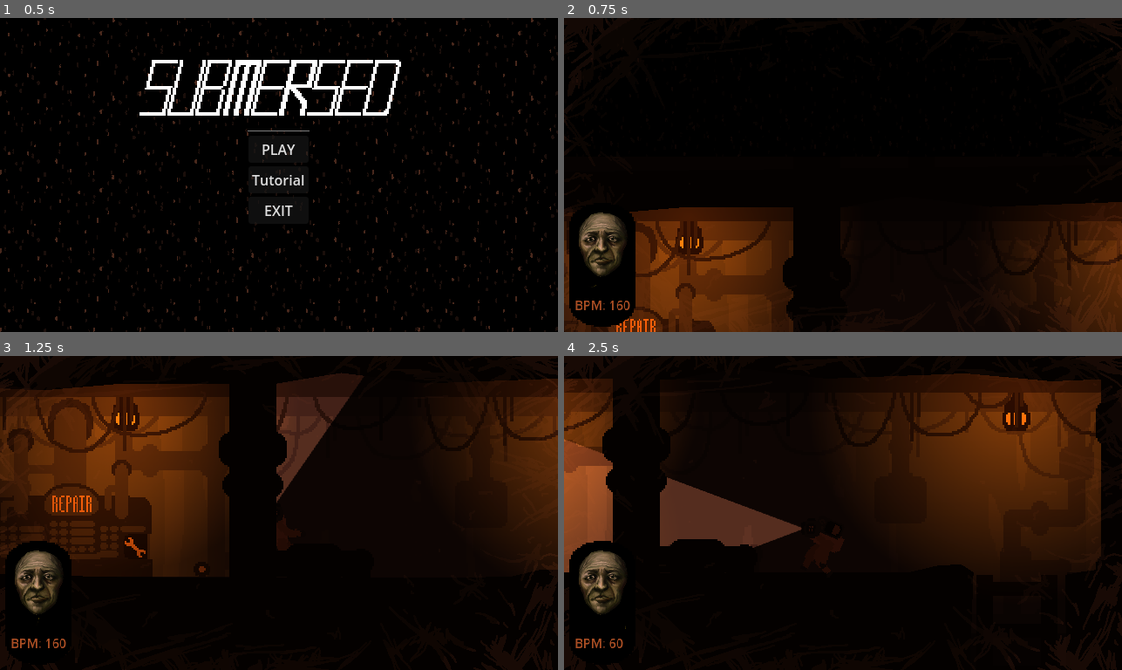
Above: before the commit, frames 1-4 (two rows, left to right).
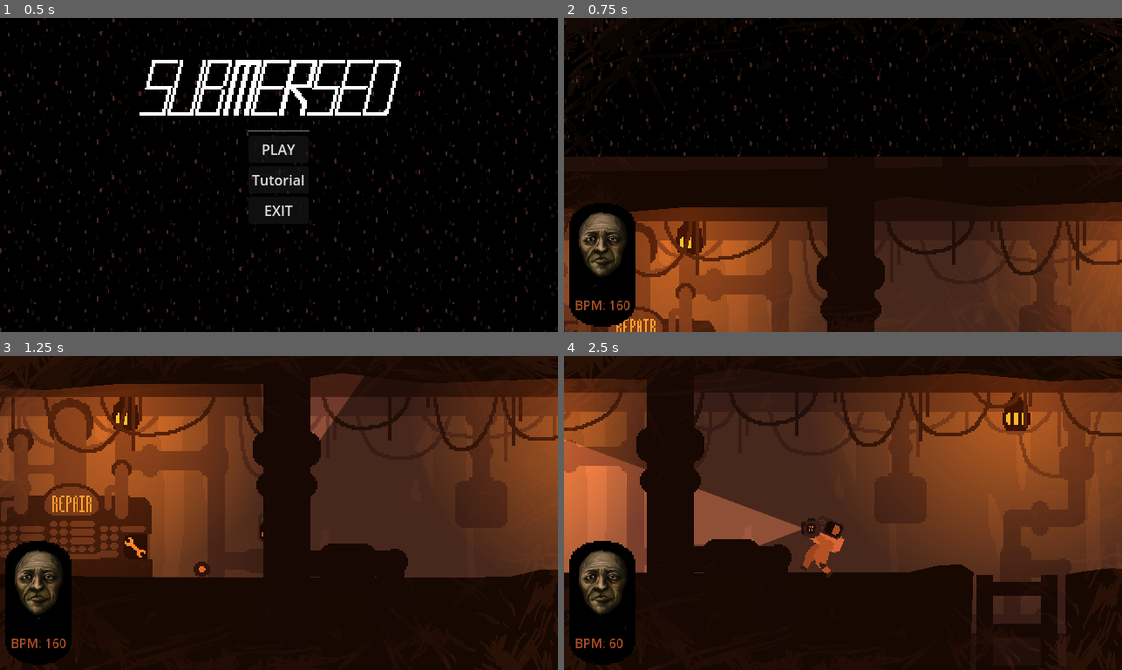
Above: after the commit, the same moments.

Repository: Parker-Vetter/SubwayUnderSea
Game: Godot game, scene res://Scenes/main_menu.tscn
The game is run twice, just before and just after one commit, with the same random seed, the same clock (stepped at 60 frames per second) and the same inputs. The engine's default icon, where the game draws it, is replaced by a stand-in: a white triangle on a blue panel in a dark square. Sound files missing from this copy of the repository are replaced by a short silence.
Inputs (mouse positions are in pixels of both pictures, inside the frame that each line leads up to):
- Up to frame 1 (0.5 s): no input
- Up to frame 2 (0.75 s): click "PLAY" at 0.5 s
- Up to frame 3 (1.25 s): no input
- Up to frame 4 (2.5 s): move the mouse to (965, 497) at 1.27 s; hold D (right) 1.28-2.03 s; tap 0 (blah) at 1.35 s; move the mouse to (731, 528) at 2.02 s; hold S (down) from 2.03 s (still down); tap Space (interact) at 2.1 s

Frame 1 is identical in both runs. In frame 2, 35% of the frame differs, in the area x 0-100%, y 0-100%; in frame 3, 53%; in frame 4, 56%, in the area x 0-100%, y 3-100%.

Commit message:
fixed issue where the components would pile up behind a pipe and changed how the hull will change on one of the smash points

Diff:
--- a/subwaysea/Scenes/MainScene.tscn
+++ b/subwaysea/Scenes/MainScene.tscn
@@ -311,6 +311,7 @@
 
 [node name="Midground Cables" type="Parallax2D" parent="Parallax Interior/Middle Z Index"]
 scroll_scale = Vector2(0.96, 1)
+scroll_offset = Vector2(10, 0)
 repeat_size = Vector2(1280, 360)
 
 [node name="Sprite2D" type="Sprite2D" parent="Parallax Interior/Middle Z Index/Midground Cables"]
@@ -328,7 +329,7 @@
 [node name="Foreground Pipes" type="Parallax2D" parent="Parallax Interior/Highest Z Index"]
 light_mask = 0
 scroll_scale = Vector2(1.1, 1)
-scroll_offset = Vector2(235.945, 0)
+scroll_offset = Vector2(275, 0)
 repeat_size = Vector2(1280, 360)
 
 [node name="Sprite2D" type="Sprite2D" parent="Parallax Interior/Highest Z Index/Foreground Pipes"]
@@ -478,7 +479,7 @@
 polygon = PackedVector2Array(626.5, 612, 679.5, 582, 715.5, 603, 746.5, 582, 793.5, 570, 839.5, 571, 869.5, 593, 893.5, 620, 666.5, 647)
 
 [node name="SmashPoint11" parent="Hull/SmashPoints" instance=ExtResource("14_00eo4")]
-polygon = PackedVector2Array(905.5, 614, 949.5, 592, 1014.5, 601, 1047.5, 602, 1091.5, 619, 1142.5, 604, 1233.5, 623, 1034.5, 656)
+polygon = PackedVector2Array(905.5, 614, 950.5, 596, 999.5, 604, 1047.5, 602, 1103.5, 583, 1147.5, 588, 1233.5, 623, 1034.5, 656)
 
 [node name="SmashPoint12" parent="Hull/SmashPoints" instance=ExtResource("14_00eo4")]
 polygon = PackedVector2Array(1536.5, 464, 1484.5, 466, 1454.5, 487, 1448.5, 527, 1436.5, 553, 1437.5, 582, 1414.5, 622, 1562.5, 625, 1550.5, 460)
@@ -726,6 +727,7 @@
 volume_db = -11.0
 
 [node name="CanvasModulate" type="CanvasModulate" parent="."]
+visible = false
 color = Color(0.188235, 0.133333, 0.117647, 1)
 
 [node name="BLAST" type="AudioStreamPlayer2D" parent="."]
